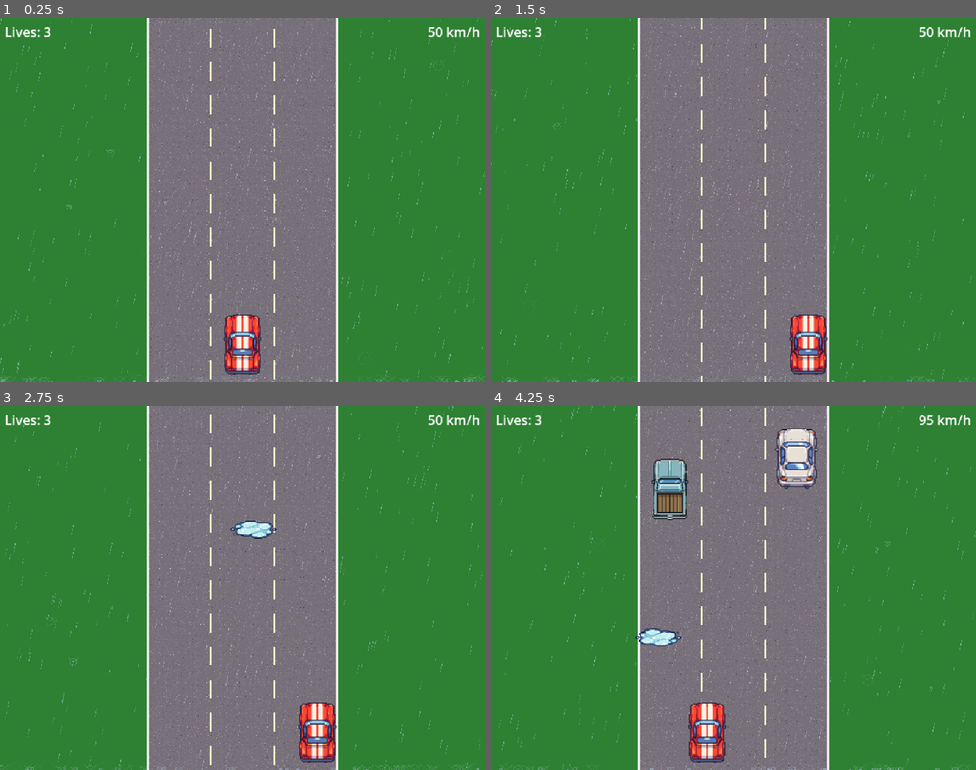
Above: before the commit, frames 1-4 (two rows, left to right).
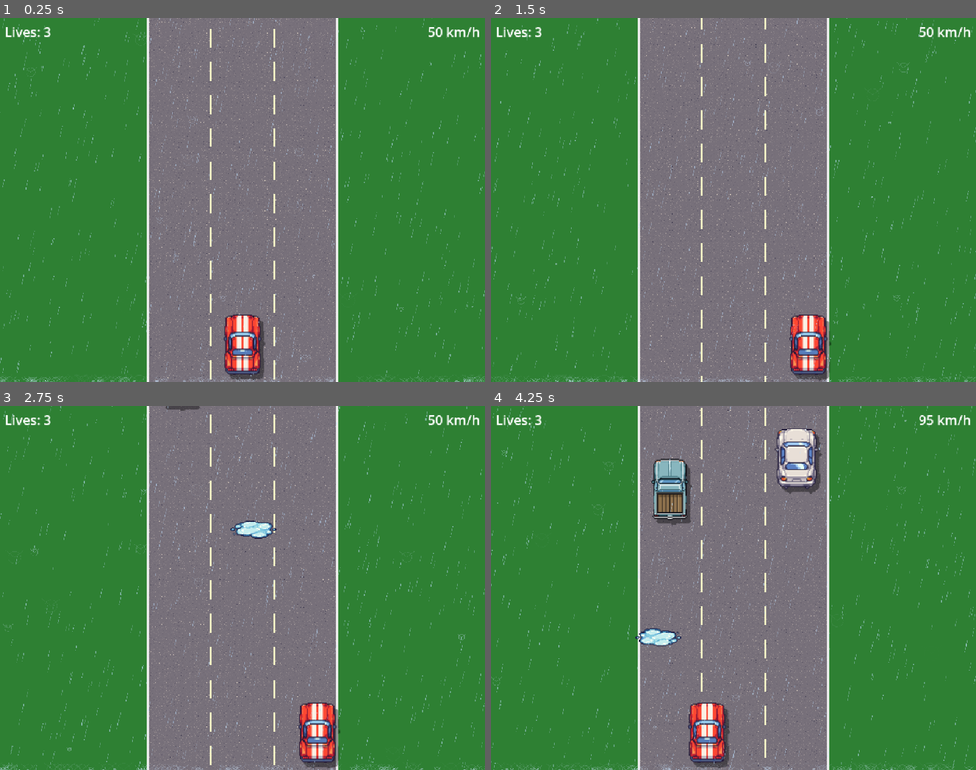
Above: after the commit, the same moments.

Repository: Antonio-Ingegnere/road-race
Game: Godot game, scene res://scenes/main.tscn
The game is run twice, just before and just after one commit, with the same random seed, the same clock (stepped at 60 frames per second) and the same inputs.
Inputs:
- Up to frame 1 (0.25 s): no input
- Up to frame 2 (1.5 s): tap Enter at 0.5 s; hold Right (ui_right) 0.53-1.28 s; hold Down (ui_down) from 1.28 s (still down)
- Up to frame 3 (2.75 s): release Down (ui_down) at 2.03 s; hold Right (ui_right) from 2.03 s (still down)
- Up to frame 4 (4.25 s): release Right (ui_right) at 2.78 s; hold Up (ui_up) 2.78-3.53 s; hold Left (ui_left) from 3.53 s (still down)

The runs differ from the first frame. In frame 1, 1.2% of the frame differs, in the area x 0-100%, y 0-100%; in frame 2, 2.1%; in frame 3, 2.2%; in frame 4, 2.6%.

Commit message:
Add sprite-based car shadows and update config/export presets
Each car (player and obstacles) now renders its own texture as a dark
silhouette shifted (+8, +10) px before drawing the real sprite, giving
an accurate shadow that matches the car's pixel art shape.

Also bumps rain drop_count to 600, sets project version to 0.0.2,
and adds the Linux export preset.

Co-Authored-By: Claude Sonnet 4.6 <noreply@anthropic.com>

Diff:
--- a/config.cfg
+++ b/config.cfg
@@ -17,4 +17,4 @@
 enabled = true
 
 ; Number of raindrops on screen at once (e.g. 150 = light, 300 = medium, 600 = heavy).
-drop_count = 300
+drop_count = 600
--- a/project.godot
+++ b/project.godot
@@ -11,6 +11,7 @@
 [application]
 
 config/name="RoadRace"
+config/version="0.0.2"
 run/main_scene="uid://cj4r8mxn1qdvp"
 config/features=PackedStringArray("4.6", "Mobile")
 config/icon="res://icon.svg"
--- a/scripts/car.gd
+++ b/scripts/car.gd
@@ -10,6 +10,16 @@
 const CAR_HALF_WIDTH := 42.0
 
 var speed_kmh := MIN_SPEED_KMH
+
+var _shadow_tex: Texture2D
+var _shadow_hw: float
+var _shadow_hh: float
+
+
+func _ready() -> void:
+	_shadow_tex = load("res://assets/car.png")
+	_shadow_hw = _shadow_tex.get_width() * 0.5
+	_shadow_hh = _shadow_tex.get_height() * 0.5
 
 
 func _process(delta: float) -> void:
@@ -24,3 +34,10 @@
 		position.x += LATERAL_SPEED * delta
 
 	position.x = clamp(position.x, ROAD_LEFT + CAR_HALF_WIDTH, ROAD_RIGHT - CAR_HALF_WIDTH)
+	queue_redraw()
+
+
+func _draw() -> void:
+	draw_set_transform(Vector2(8.0, 10.0), 0.0, Vector2(2.0, 2.0))
+	draw_texture(_shadow_tex, Vector2(-_shadow_hw, -_shadow_hh), Color(0.0, 0.0, 0.0, 0.40))
+	draw_set_transform(Vector2.ZERO)
--- a/scripts/obstacle_manager.gd
+++ b/scripts/obstacle_manager.gd
@@ -140,6 +140,8 @@
 func _draw() -> void:
 	for o in _obstacles:
 		var t: int = o["type"]
+		draw_set_transform(o["pos"] + Vector2(8.0, 10.0), 0.0, Vector2(OBS_SCALE, OBS_SCALE))
+		draw_texture(_textures[t], Vector2(-_tex_half_w[t], -_tex_half_h[t]), Color(0.0, 0.0, 0.0, 0.40))
 		draw_set_transform(o["pos"], 0.0, Vector2(OBS_SCALE, OBS_SCALE))
 		draw_texture(_textures[t], Vector2(-_tex_half_w[t], -_tex_half_h[t]))
 	draw_set_transform(Vector2.ZERO)
Not shown, changed: export_presets.cfg
